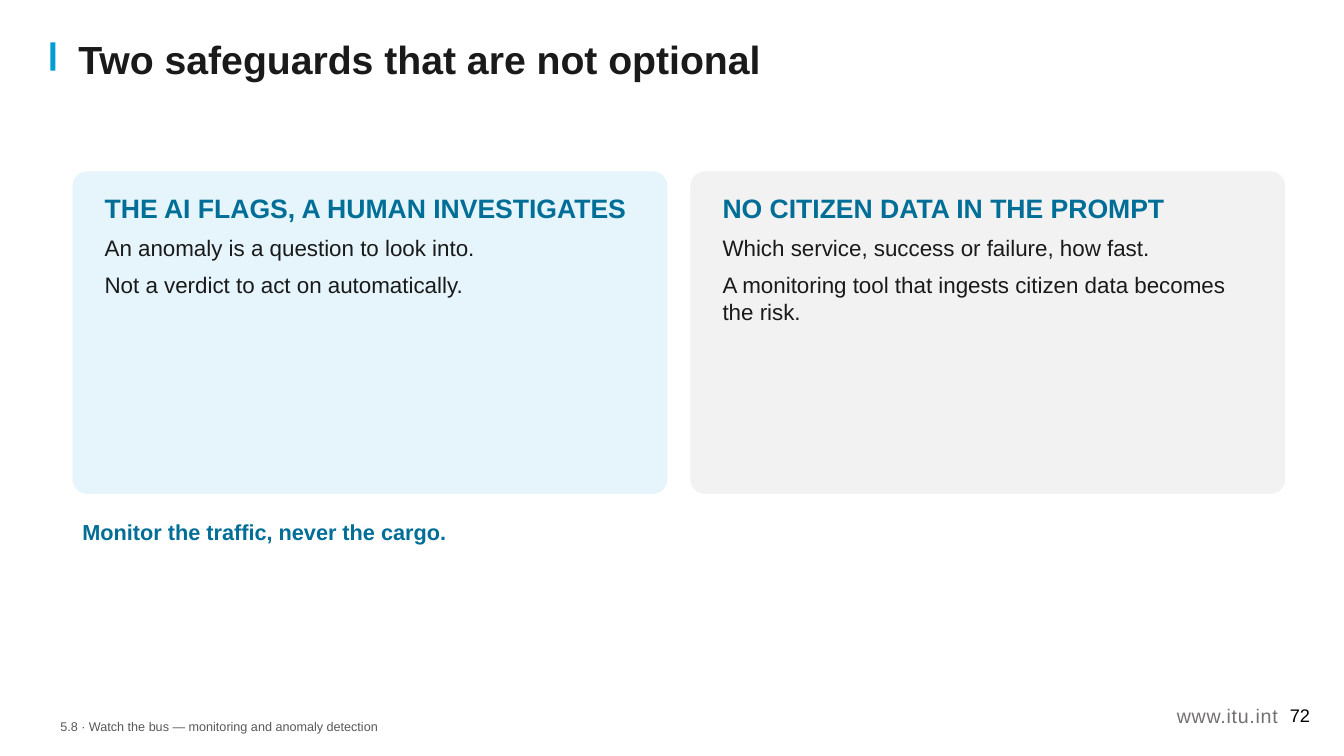
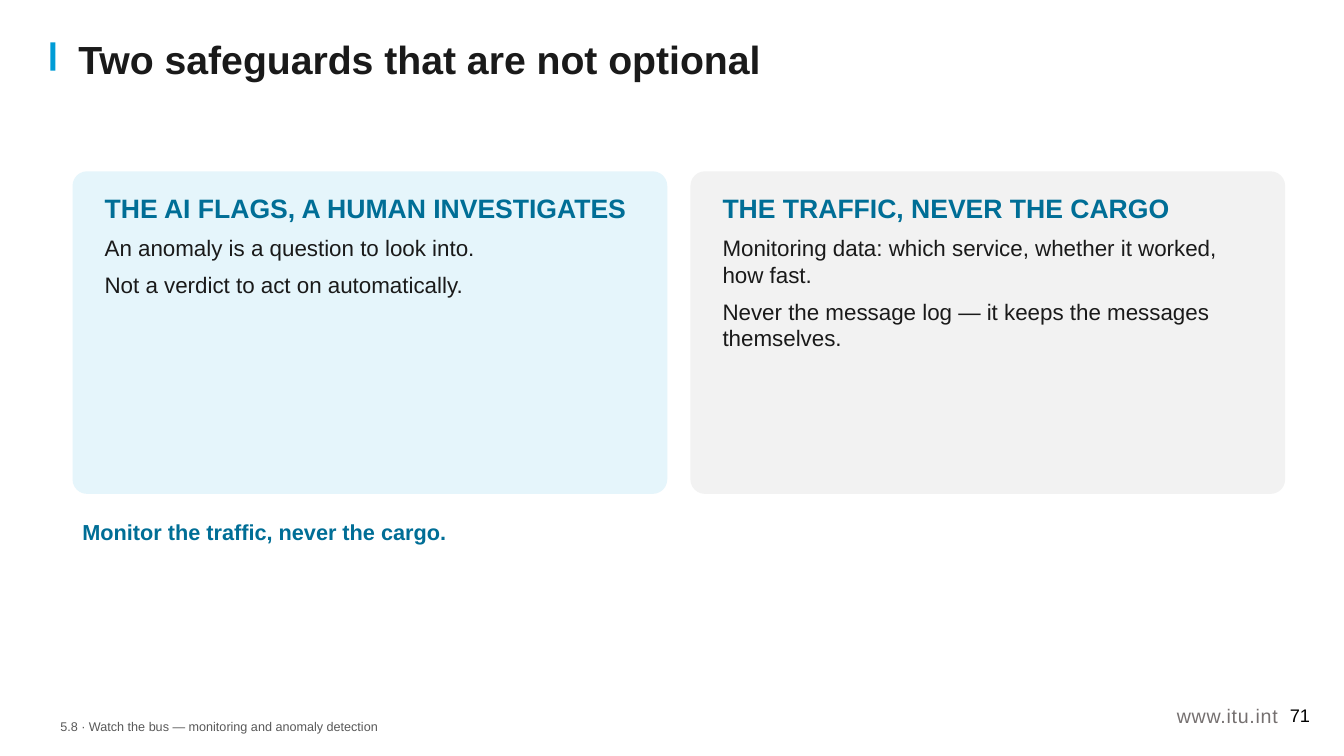
Before and after one commit to aarelaponin/geatdm-framework, a slide deck: slide 71 of 10-Knowledge-Products/KP2-GIF/videos/module_5/en/decks/KP2_M5_Deck_v0.3.pptx (slide 72 before the commit). Drawn at 1344x756 pixels with LibreOffice and Linux fonts; fonts in the diff are those of the drawing. Boxes give left, top, right and bottom in pixels: in the first picture for what was removed or moved away, otherwise in the second. Text is boxed around its words. In the diff, an @@ line names an element or a change of style, - is before the commit and + after.

```diff
--- a/10-Knowledge-Products/KP2-GIF/videos/module_5/en/decks/KP2_M5_Deck_v0.3.pptx
+++ b/10-Knowledge-Products/KP2-GIF/videos/module_5/en/decks/KP2_M5_Deck_v0.3.pptx
@@ text at [723, 199, 1216, 347]: text changed @@
-NO CITIZEN DATA IN THE PROMPT
-Which service, success or failure, how fast.
-A monitoring tool that ingests citizen data becomes the risk.
+THE TRAFFIC, NEVER THE CARGO
+Monitoring data: which service, whether it worked, how fast.
+Never the message log — it keeps the messages themselves.
@@ page number at [1290, 709, 1310, 722]: text changed @@
-72
+71
```
Also in this commit, not shown: 5 other slides changed, 1 slide removed, 16 other files.
